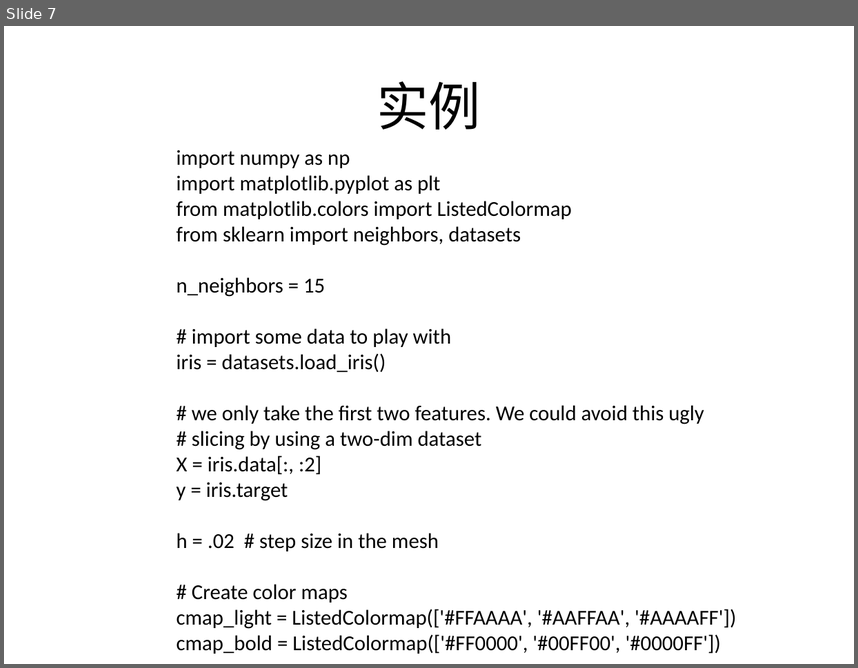
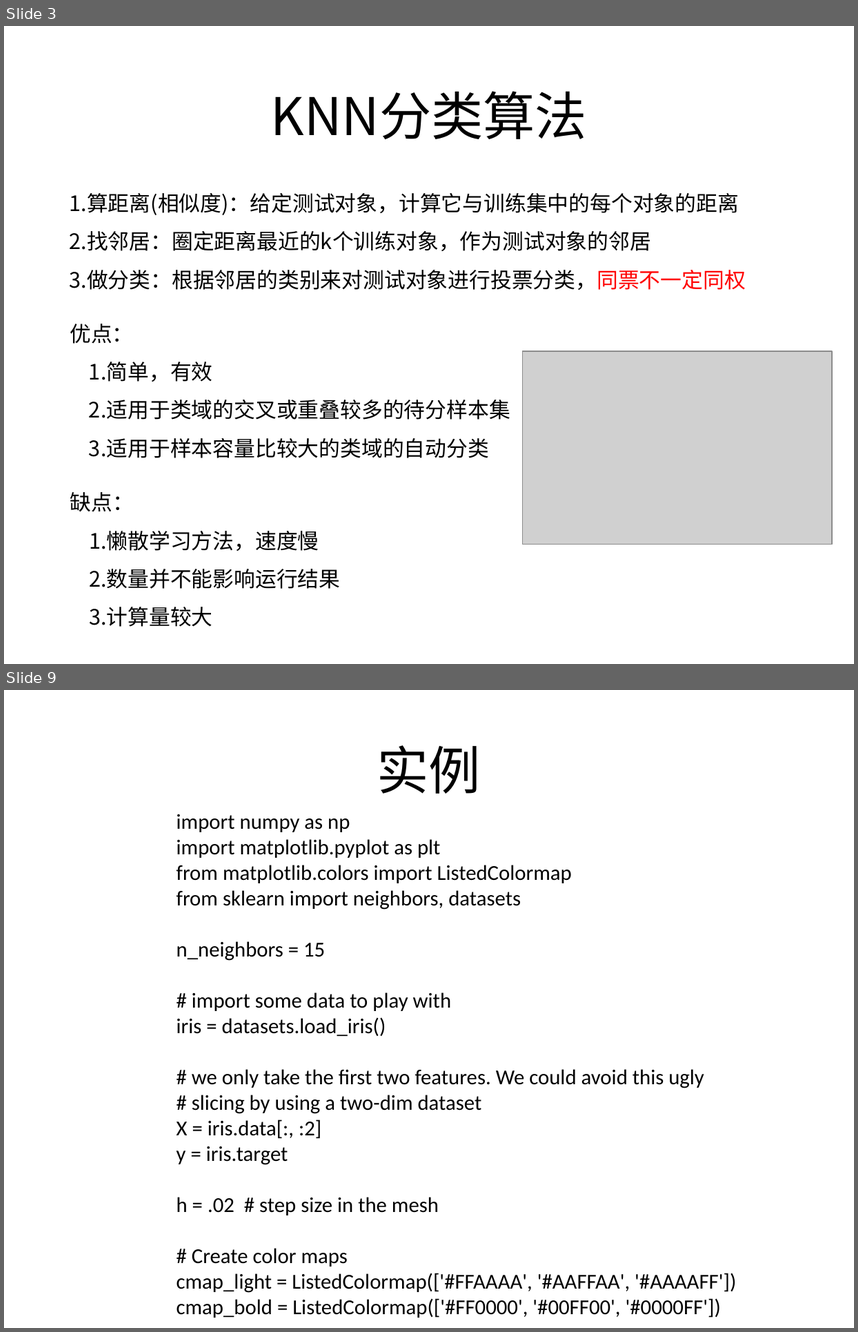
Before and after one commit to BattalionCommander/Python, a slide deck: cls_23聚类算法.pptx. Shown one above the other, each under a label of ours: slide 7 before the commit, slides 3 and 9 after it; the slides between them are not shown. The pictures are 858x668 and 858x1332 pixels, drawn with LibreOffice and Linux fonts; fonts in the diff are those of the drawing; grey boxes stand for pictures; background and template pictures are left out. Boxes give left, top, right and bottom in pixels: in the first picture for what was removed or moved away, otherwise in the second. Text is boxed around its words. In the diff, an @@ line names an element or a change of style, - is before the commit and + after.

```diff
--- a/cls_23聚类算法.pptx
+++ b/cls_23聚类算法.pptx
@@ slide 3 added at [4,26,854,664], background picture (left out) @@
@@ title added at [270,91,587,139], 44 pt, text #000000 @@
+KNN分类算法
@@ text added at [70,193,746,290], 18 pt, text #000000 @@
+1.算距离(相似度)：给定测试对象，计算它与训练集中的每个对象的距离
+2.找邻居：圈定距离最近的k个训练对象，作为测试对象的邻居
+3.做分类：根据邻居的类别来对测试对象进行投票分类，同票不一定同权
@@ text added at [70,323,510,458], 18 pt, text #000000 @@
+优点：
+1.简单，有效
+2.适用于类域的交叉或重叠较多的待分样本集
+3.适用于样本容量比较大的类域的自动分类
@@ picture added at [523,351,832,544] @@
@@ text added at [70,492,340,626], 18 pt, text #000000 @@
+缺点：
+1.懒散学习方法，速度慢
+2.数量并不能影响运行结果
+3.计算量较大
@@ what was slide 7 is now slide 9 @@
```
Also in this commit, not shown: 3 slides changed, 5 other slides added, 3 slides removed, 6 other files.
